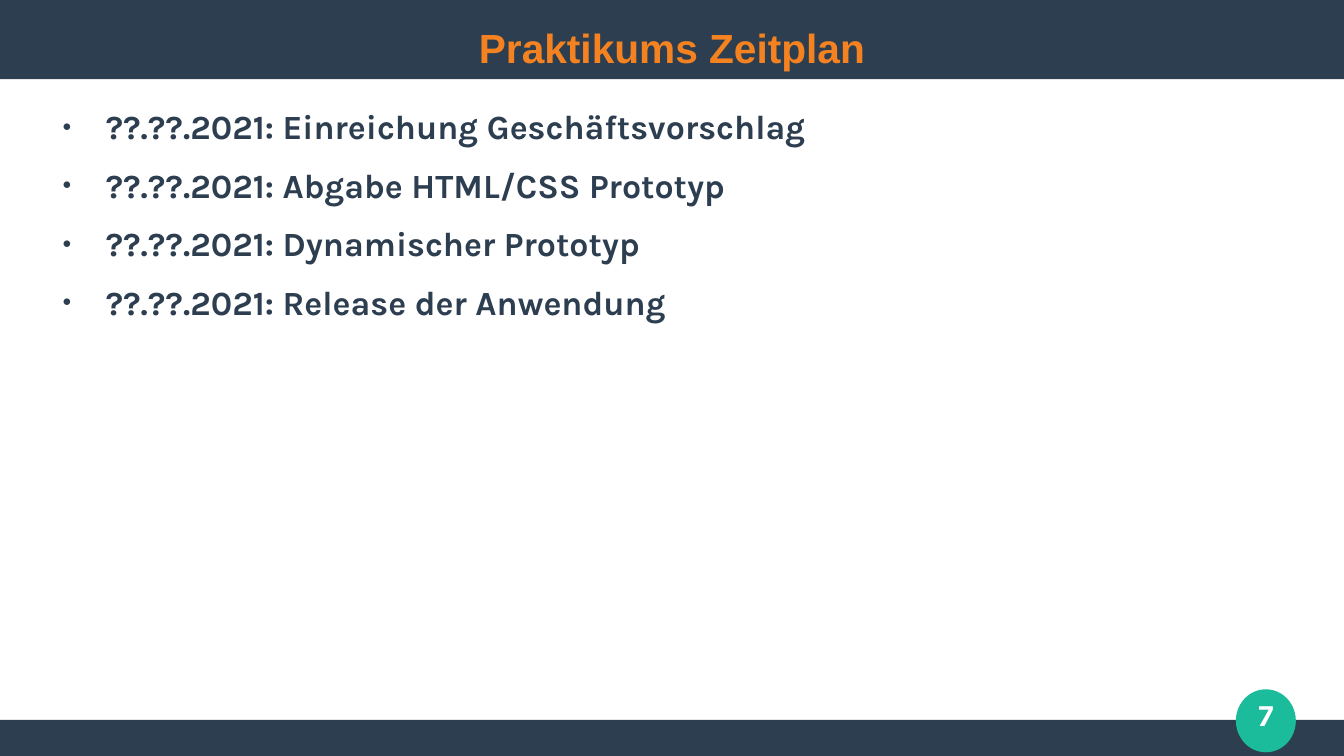
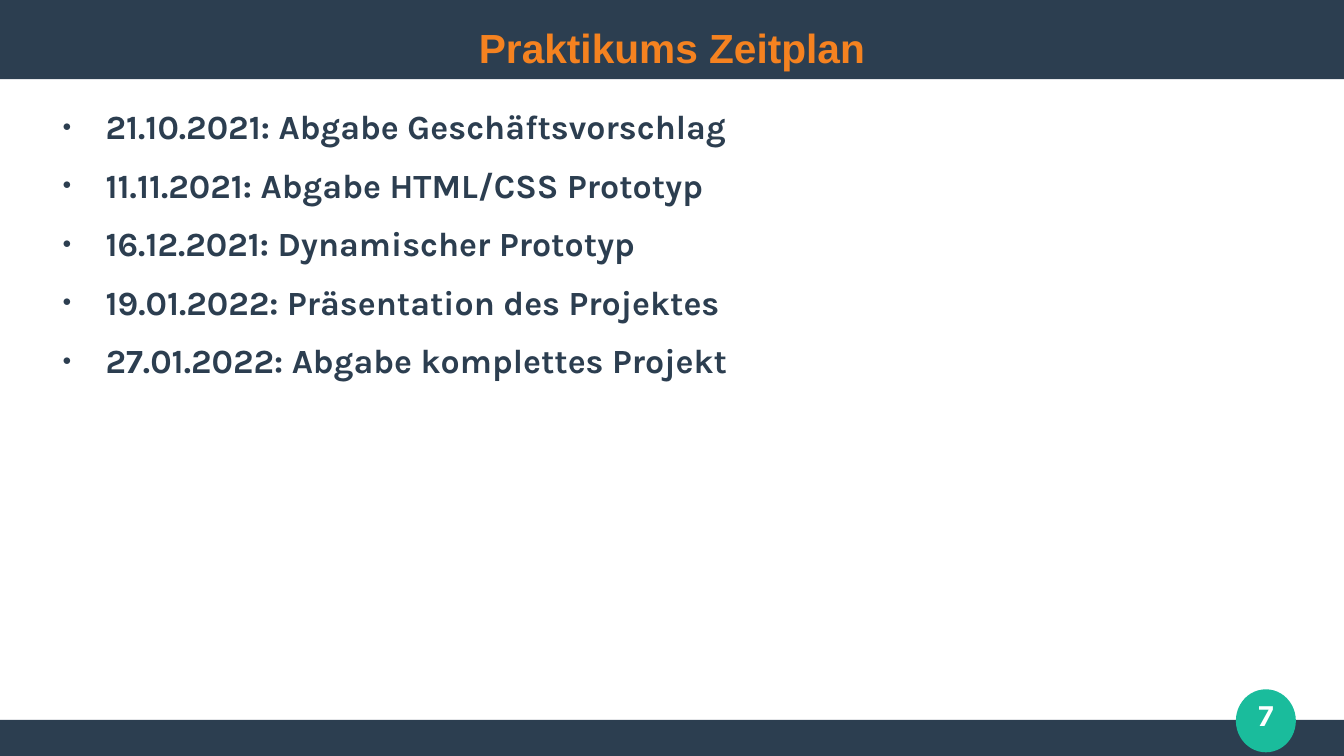
Before and after one commit to ghandmann/HS-AlbSig-WebAnwendungen2, a slide deck: slide 7 of Kapitel/00_Begruessung.odp. Drawn at 1344x756 pixels with LibreOffice and Linux fonts; fonts in the diff are those of the drawing. Boxes give left, top, right and bottom in pixels: in the first picture for what was removed or moved away, otherwise in the second. Text is boxed around its words. In the diff, an @@ line names an element or a change of style, - is before the commit and + after.

```diff
--- a/Kapitel/00_Begruessung.odp
+++ b/Kapitel/00_Begruessung.odp
@@ text at [106,115,727,382]: text changed @@
-● ??.??.2021: Einreichung Geschäftsvorschlag
-● ??.??.2021: Abgabe HTML/CSS Prototyp
-● ??.??.2021: Dynamischer Prototyp
-● ??.??.2021: Release der Anwendung
+● 21.10.2021: Abgabe Geschäftsvorschlag
+● 11.11.2021: Abgabe HTML/CSS Prototyp
+● 16.12.2021: Dynamischer Prototyp
+● 19.01.2022: Präsentation des Projektes
+● 27.01.2022: Abgabe komplettes Projekt
```
Also in this commit, not shown: 2 other slides changed.
